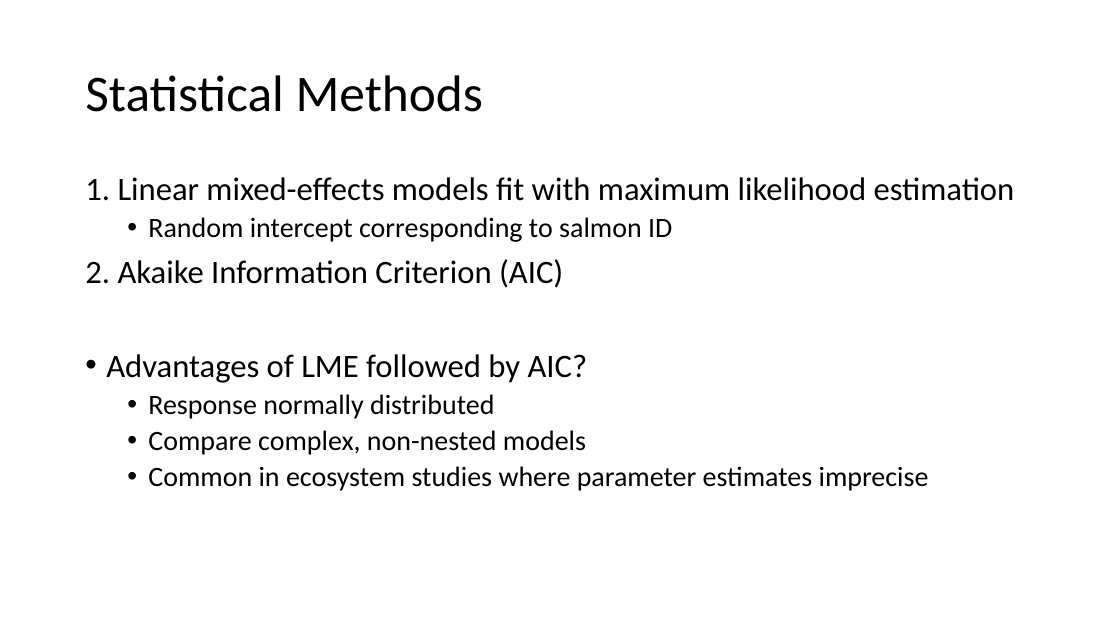
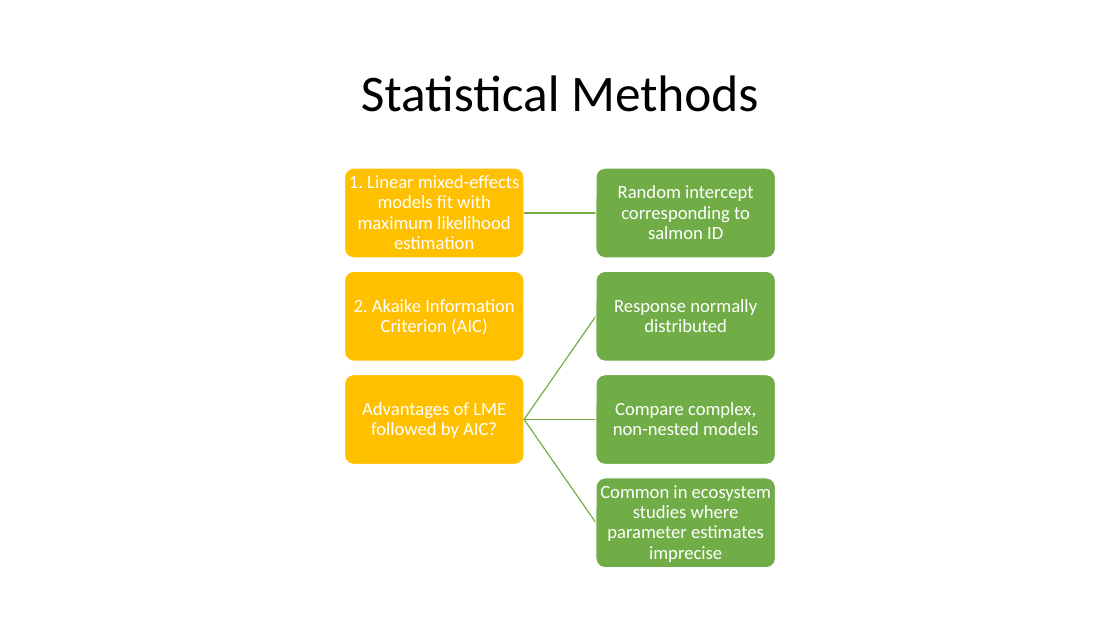
Before and after one commit to rghansen/ES482, a slide deck: slide 4 of ES data project presentation_salmon diet.pptx. Drawn at 1120x630 pixels with LibreOffice and Linux fonts; fonts in the diff are those of the drawing. Boxes give left, top, right and bottom in pixels: in the first picture for what was removed or moved away, otherwise in the second. Text is boxed around its words. In the diff, an @@ line names an element or a change of style, - is before the commit and + after.

```diff
--- a/ES data project presentation_salmon diet.pptx
+++ b/ES data project presentation_salmon diet.pptx
@@ title "Statistical Methods" at box(361, 75, 758, 112): alignment left to centre @@
@@ text removed at box(85, 177, 1015, 491) @@
-1. Linear mixed-effects models fit with maximum likelihood estimation
-  • Random intercept corresponding to salmon ID
-2. Akaike Information Criterion (AIC)
-• Advantages of LME followed by AIC?
-  • Response normally distributed
-  • Compare complex, non-nested models
-  • Common in ecosystem studies where parameter estimates imprecise
@@ group added at box(344, 168, 776, 568): 7 rounded rectangles, 7 texts, 4 freeform shapes @@
+1. Linear mixed-effects models fit with maximum likelihood estimation
+Random intercept corresponding to salmon ID
+2. Akaike Information Criterion (AIC)
+Advantages of LME followed by AIC?
+Response normally distributed
+Compare complex, non-nested models
+Common in ecosystem studies where parameter estimates imprecise
```
Also in this commit, not shown: 3 other slides changed.
